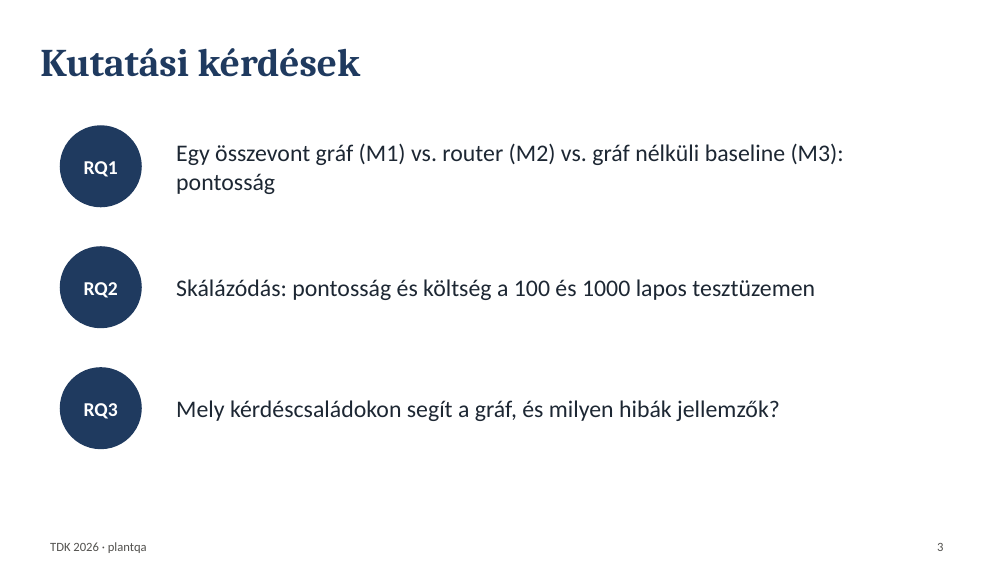
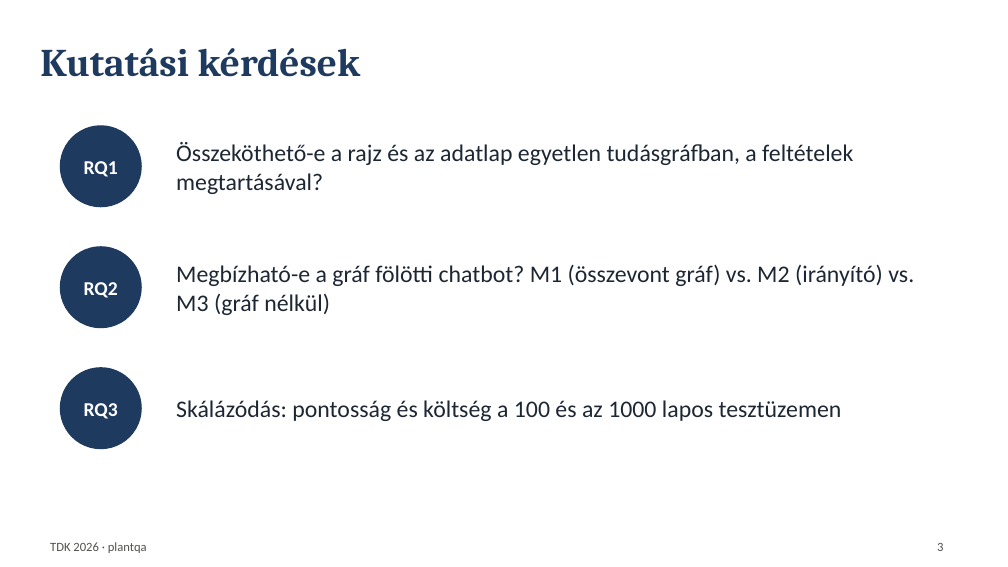
Before and after one commit to Pifu69/plantqa, a slide deck: slide 3 of eloadas/eloadas.pptx. Drawn at 1008x567 pixels with LibreOffice and Linux fonts; fonts in the diff are those of the drawing. Boxes give left, top, right and bottom in pixels: in the first picture for what was removed or moved away, otherwise in the second. Text is boxed around its words. In the diff, an @@ line names an element or a change of style, - is before the commit and + after.

```diff
--- a/eloadas/eloadas.pptx
+++ b/eloadas/eloadas.pptx
@@ text at [176,142,853,194]: text changed @@
-Egy összevont gráf (M1) vs. router (M2) vs. gráf nélküli baseline (M3): pontosság
+Összeköthető-e a rajz és az adatlap egyetlen tudásgráfban, a feltételek megtartásával?
@@ text at [176,264,914,315]: text changed @@
-Skálázódás: pontosság és költség a 100 és 1000 lapos tesztüzemen
+Megbízható-e a gráf fölötti chatbot? M1 (összevont gráf) vs. M2 (irányító) vs. M3 (gráf nélkül)
@@ text at [176,400,842,421]: text changed @@
-Mely kérdéscsaládokon segít a gráf, és milyen hibák jellemzők?
+Skálázódás: pontosság és költség a 100 és az 1000 lapos tesztüzemen
```
Also in this commit, not shown: 4 other slides changed, 48 other files.
